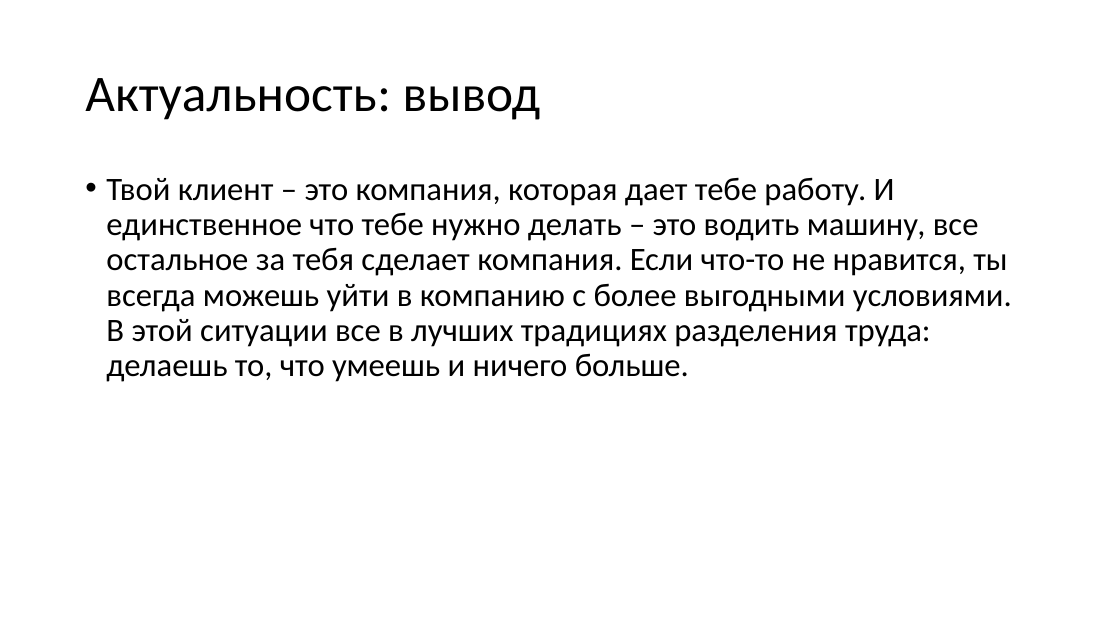
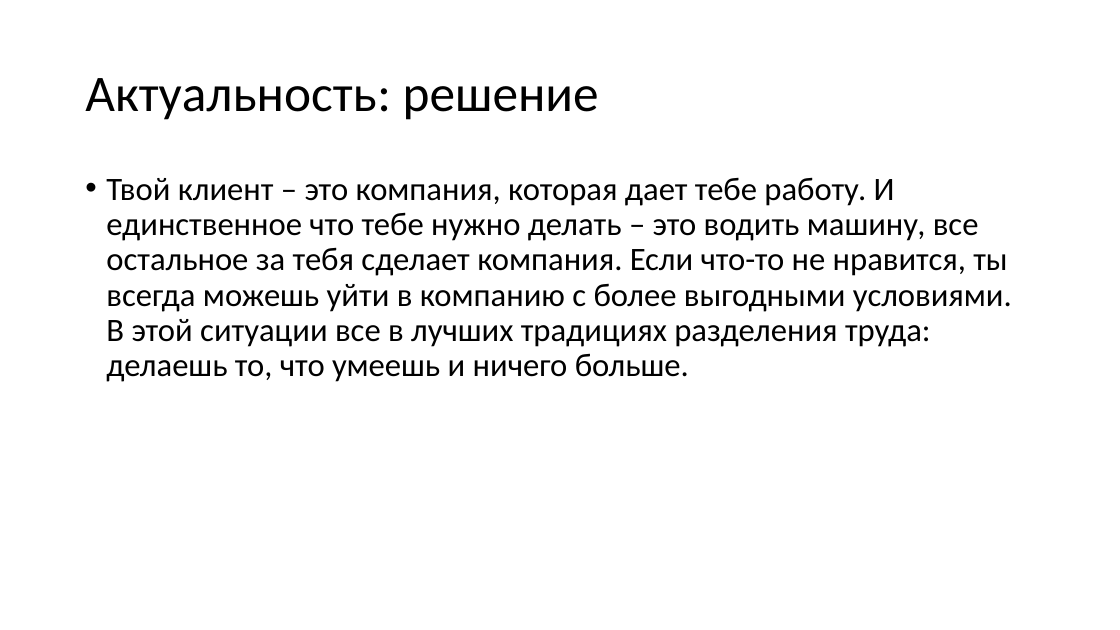
Before and after one commit to gromov-nikita/diplomHUB, a slide deck: slide 3 of diplom v2.0/doc/Презентация.pptx. Drawn at 1120x630 pixels with LibreOffice and Linux fonts; fonts in the diff are those of the drawing. Boxes give left, top, right and bottom in pixels: in the first picture for what was removed or moved away, otherwise in the second. Text is boxed around its words. In the diff, an @@ line names an element or a change of style, - is before the commit and + after.

```diff
--- a/diplom v2.0/doc/Презентация.pptx
+++ b/diplom v2.0/doc/Презентация.pptx
@@ title at <box>85,78,599,120</box>: text changed @@
-Актуальность: вывод
+Актуальность: решение
```
Also in this commit, not shown: 3 other slides changed, 1 slide added, 6 other files.
